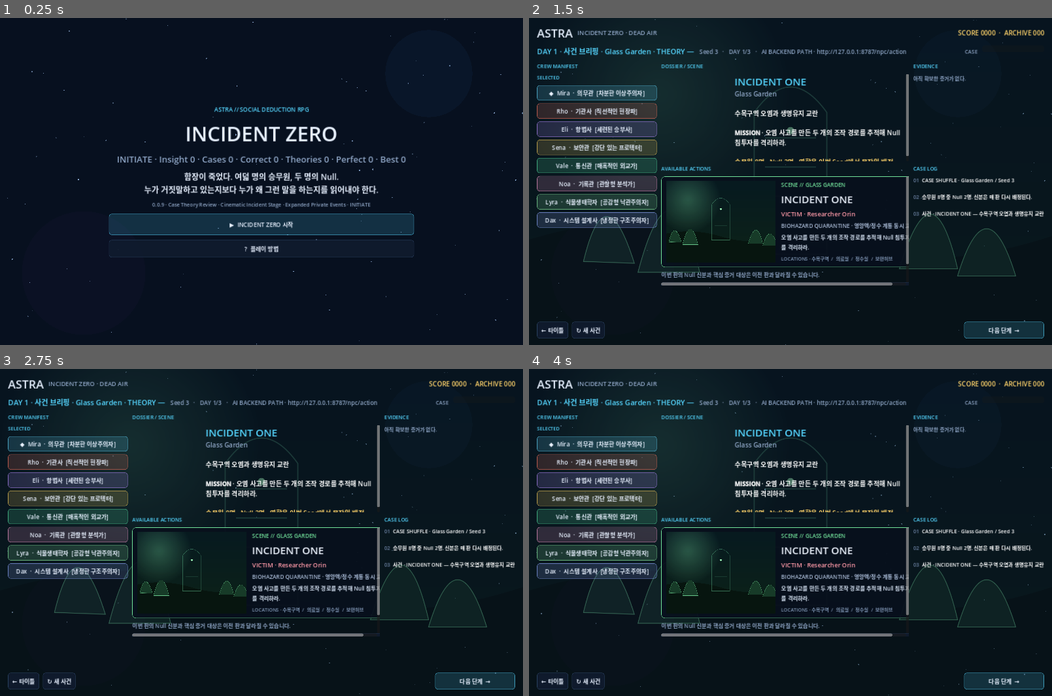
Above: before the commit, frames 1-4 (two rows, left to right).
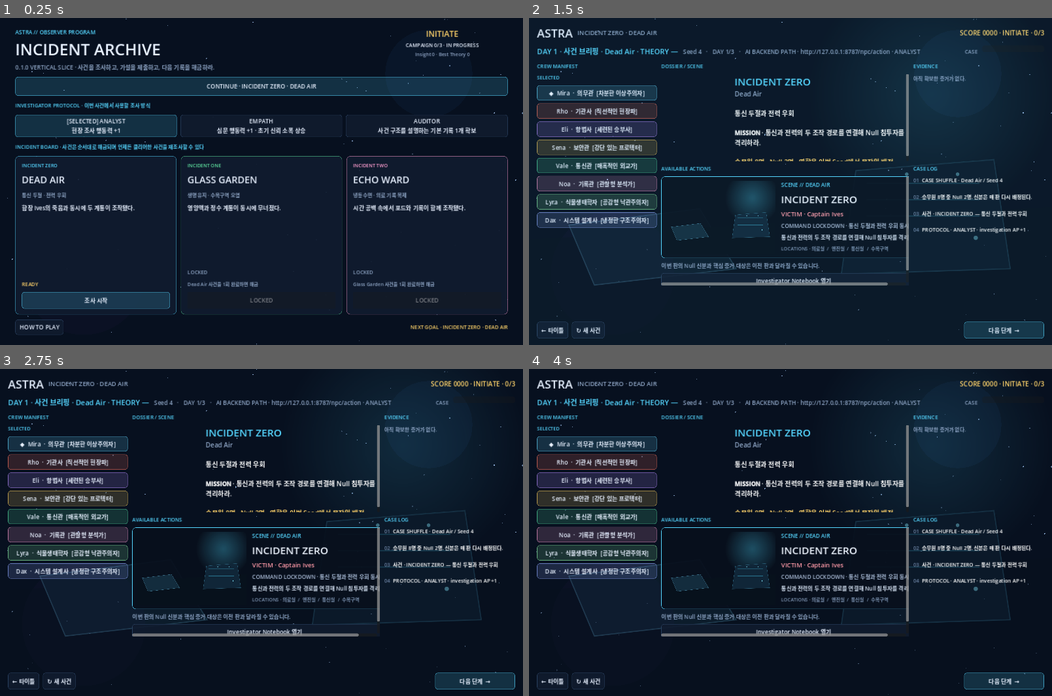
Above: after the commit, the same moments.

Repository: zx5598t/Astra
Game: Godot game, scene res://scenes/main_v010.tscn
Two runs of this game, one before a commit and one after it. Both use one fixed random seed, a clock stepped at 60 frames per second and the inputs below. Before the commit the project starts from res://scenes/main_v009.tscn.
Inputs (mouse positions are in pixels of both pictures, inside the frame that each line leads up to):
- Up to frame 1 (0.25 s): no input
- Up to frame 2 (1.5 s): click (790, 224) at 0.5 s, where only the run before the commit has a clickable "▶ INCIDENT ZERO 시작"; click (623, 299) at 1.25 s, where only the run after the commit has a clickable "조사 시작"
- Up to frame 3 (2.75 s): click "◆ Mira · 의무관 [차분한 이상주의자]" at 2 s
- Up to frame 4 (4 s): click "Rho · 기관사 [직선적인 현장파]" at 2.75 s; click "Mira · 의무관 [차분한 이상주의자]" at 3.5 s

The runs differ from the first frame. In frame 1, 18% of the frame differs, in the area x 2-98%, y 3-97%; in frame 2, 19%, in the area x 1-100%, y 0-100%; in frame 3, 11%; in frame 4, 11%.

Commit message:
Switch project entry point to ASTRA 0.1.0

Diff:
--- a/project.godot
+++ b/project.godot
@@ -1,10 +1,10 @@
-; ASTRA 0.0.9 — Case Theory Review / Incident Stage / Expanded Private Scenes
+; ASTRA 0.1.0 — First Vertical Slice / Incident Archive / Investigator Protocols
 config_version=5
 
 [application]
 config/name="ASTRA"
-config/description="AI-native social deduction RPG — case analysis prototype v0.0.9"
-run/main_scene="res://scenes/main_v009.tscn"
+config/description="AI-native social deduction RPG — first vertical slice v0.1.0"
+run/main_scene="res://scenes/main_v010.tscn"
 config/features=PackedStringArray("4.3")
 
 [display]
